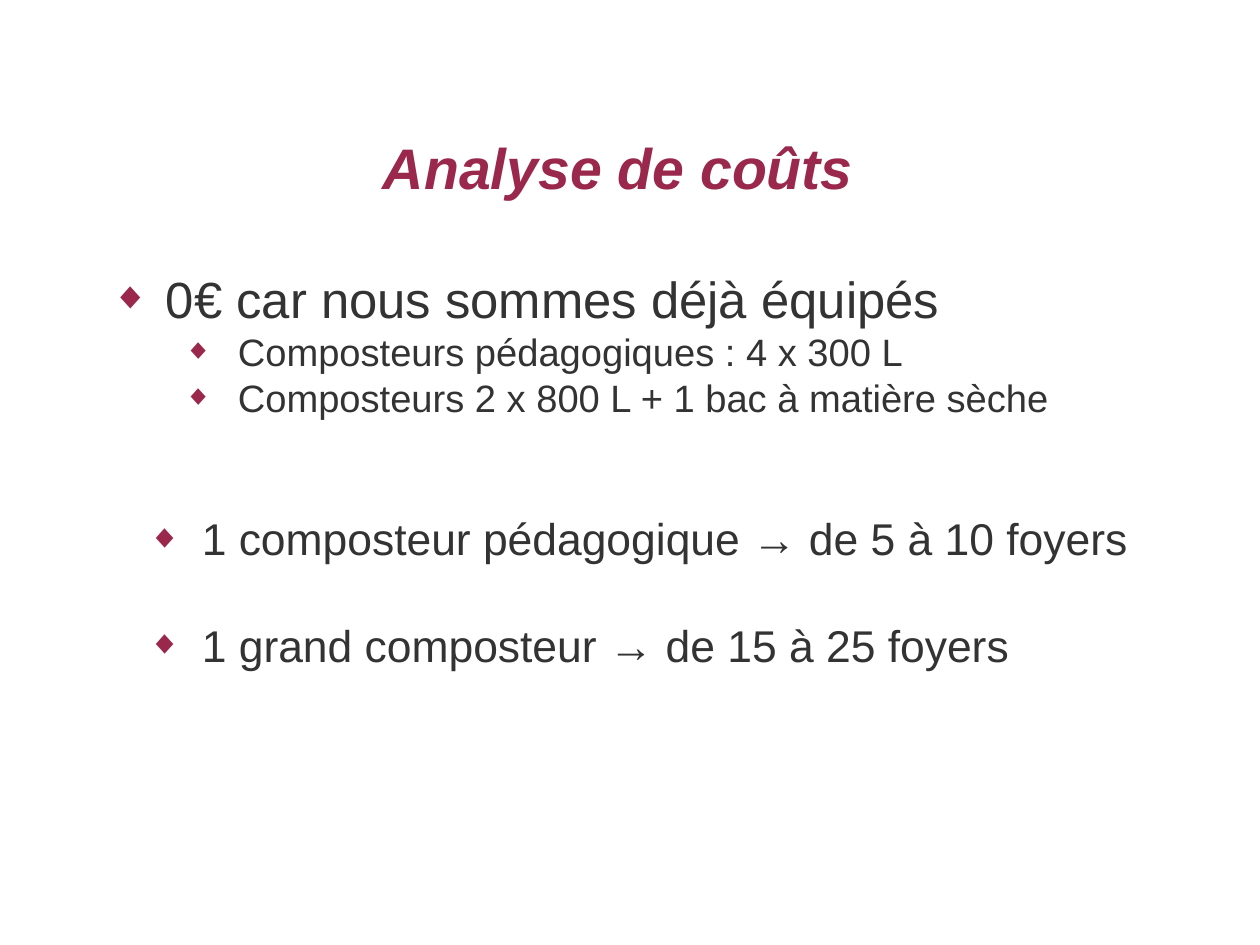
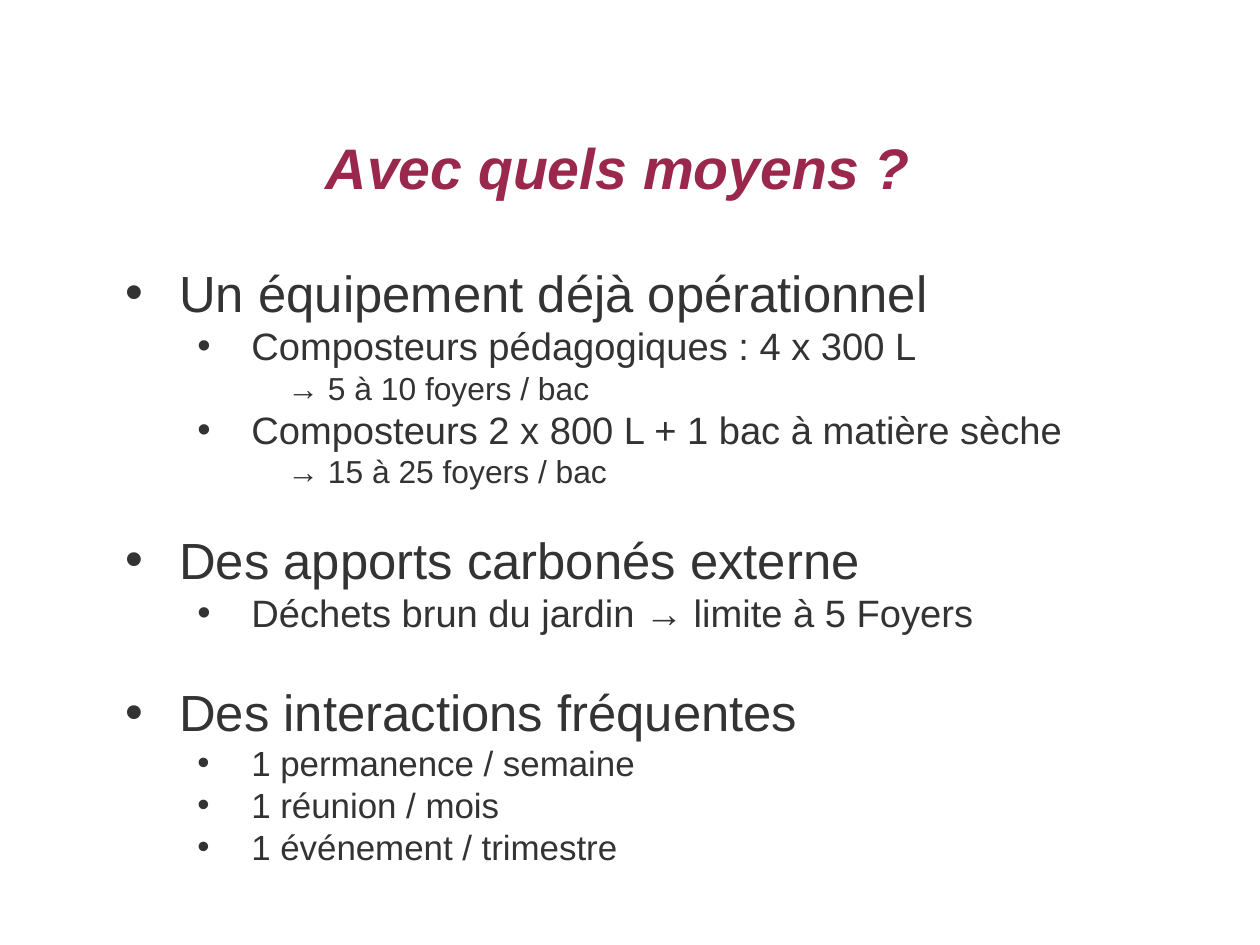
Before and after one commit to vatinvin/jardinciteaubry, a slide deck: slide 7 of assets/documents/2020-02-27 - AG jardin cité aubry - Compost.odp. Drawn at 1260x945 pixels with LibreOffice and Linux fonts; fonts in the diff are those of the drawing; background and template pictures are left out. Boxes give left, top, right and bottom in pixels: in the first picture for what was removed or moved away, otherwise in the second. Text is boxed around its words. In the diff, an @@ line names an element or a change of style, - is before the commit and + after.

```diff
--- a/assets/documents/2020-02-27 - AG jardin cité aubry - Compost.odp
+++ b/assets/documents/2020-02-27 - AG jardin cité aubry - Compost.odp
@@ title at [326,147,859,199]: text changed @@
-Analyse de coûts
+Avec quels moyens ?
@@ text "Un équipement déjà opérationnel": place and size @@
-text "Un équipement déjà opérationnel" at [166,280,1127,671]
+text "Un équipement déjà opérationnel" at [179,274,1062,861]
@@ text at [179,274,928,323]: text changed @@
-◆ 0€ car nous sommes déjà équipés
+• Un équipement déjà opérationnel
@@ text at [251,332,1062,452]: bullet ◆ to • @@
@@ text at [328,376,589,405]: paragraph added @@
+      → 5 à 10 foyers / bac
@@ text at [179,459,973,861]: text changed; size 28 to 22 pt @@
-  ◆ 1 composteur pédagogique → de 5 à 10 foyers
-  ◆ 1 grand composteur → de 15 à 25 foyers
+      → 15 à 25 foyers / bac
+• Des apports carbonés externe
+    • Déchets brun du jardin → limite à 5 Foyers
+• Des interactions fréquentes
+    • 1 permanence / semaine
+    • 1 réunion / mois
+    • 1 événement / trimestre
```
Also in this commit, not shown: 8 other slides changed, 2 slides added, 1 slide removed.
